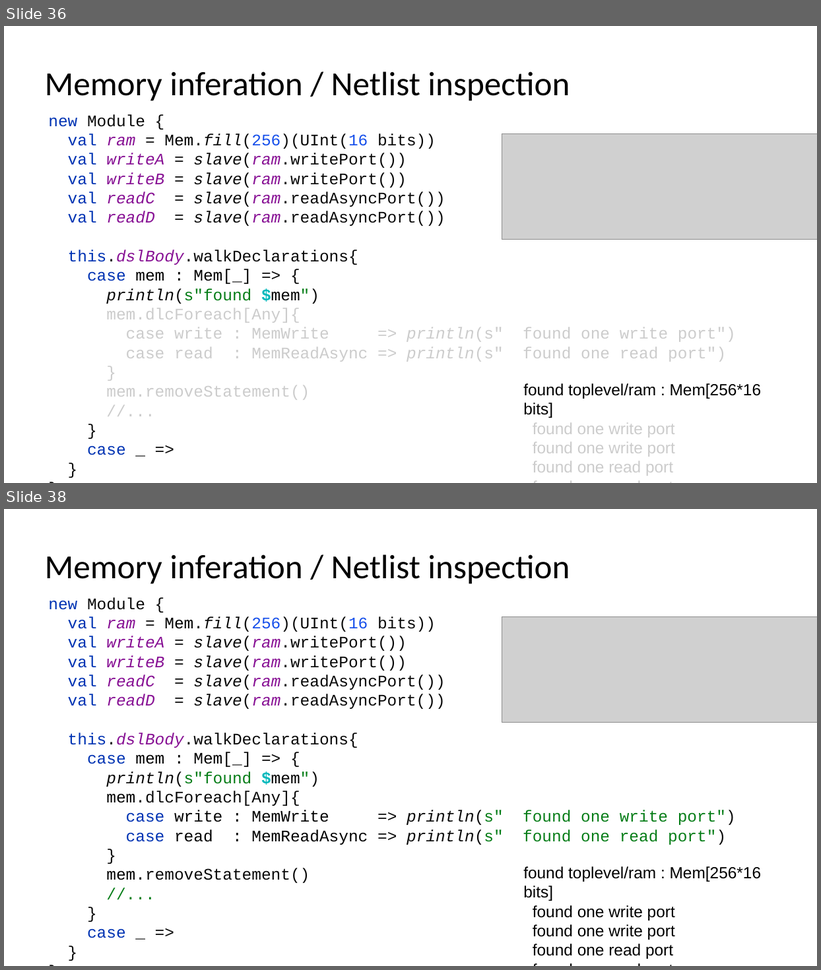
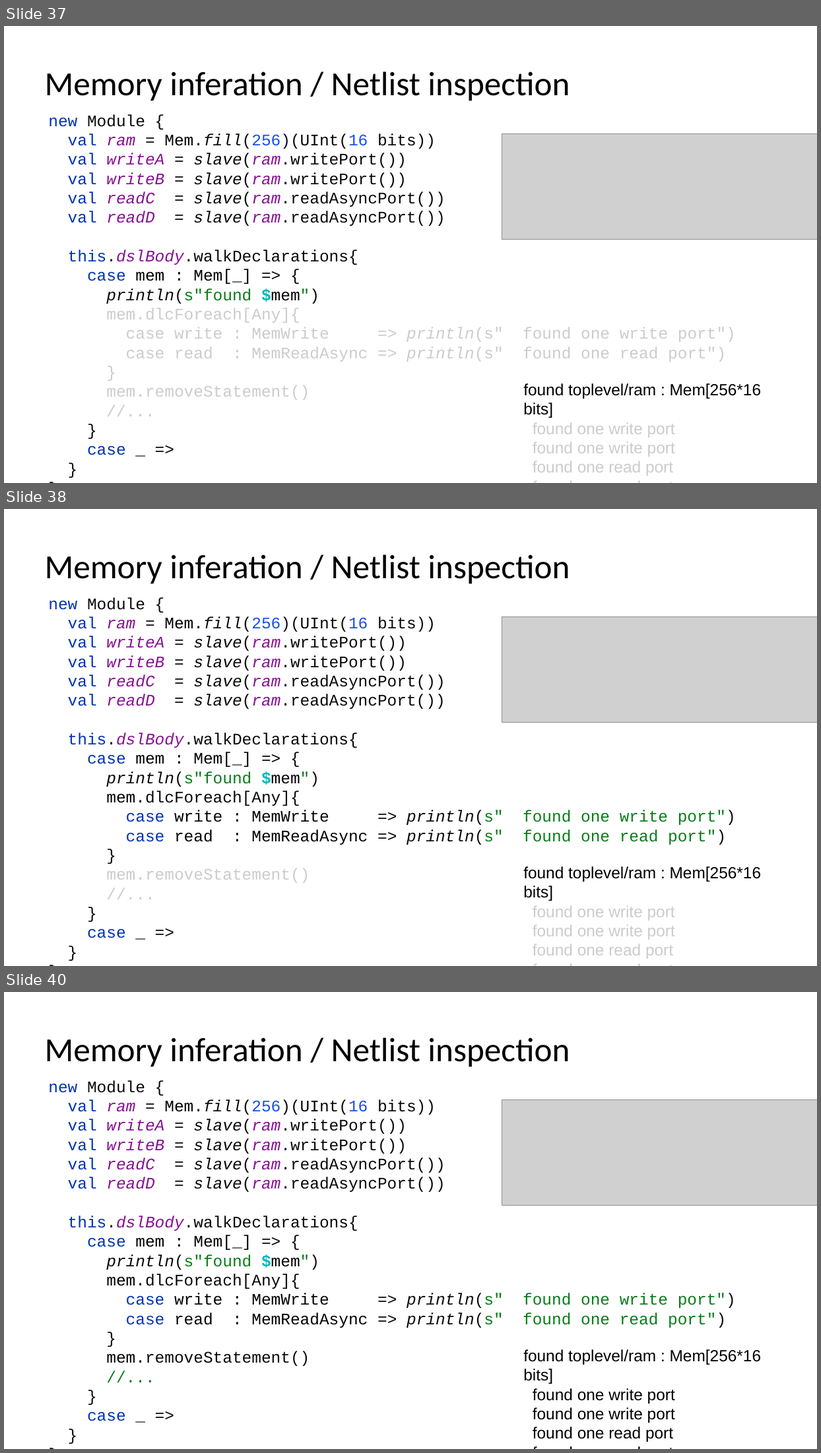
Before and after one commit to SpinalHDL/SpinalDoc, a slide deck: presentation/en/fsic_070722/fsic_070722.odp. Shown one above the other, each under a label of ours: slides 36 and 38 before the commit, slides 37, 38 and 40 after it; the slides between them are not shown. The pictures are 821x970 and 821x1453 pixels, drawn with LibreOffice and Linux fonts; fonts in the diff are those of the drawing; grey boxes stand for pictures. Boxes give left, top, right and bottom in pixels: in the first picture for what was removed or moved away, otherwise in the second. Text is boxed around its words. In the diff, an @@ line names an element or a change of style, - is before the commit and + after.

```diff
--- a/presentation/en/fsic_070722/fsic_070722.odp
+++ b/presentation/en/fsic_070722/fsic_070722.odp
@@ slide 38 added at box(4, 509, 817, 966), background #FFFFFF @@
@@ title added at box(45, 555, 570, 584), 37.7 pt, text #000000 @@
+Memory inferation / Netlist inspection
@@ text added at box(48, 597, 726, 845), 18 pt, text #080808 @@
+new Module {
+val ram = Mem.fill(256)(UInt(16 bits))
+val writeA = slave(ram.writePort())
+val writeB = slave(ram.writePort())
+val readC = slave(ram.readAsyncPort())
+val readD = slave(ram.readAsyncPort())
+this.dslBody.walkDeclarations{
+case mem : Mem[_] => {
+println(s"found $mem")
+mem.dlcForeach[Any]{
+case write : MemWrite => println(s" found one write port")
+case read : MemReadAsync => println(s" found one read port")
+}
+mem.removeStatement()
+//...
+}
+case _ =>
+}
+}
@@ picture added at box(502, 617, 817, 723) @@
@@ text added at box(523, 867, 762, 959), 18 pt, text #CCCCCC @@
+found toplevel/ram : Mem[256*16 bits]
+found one write port
+found one write port
+found one read port
+found one read port
@@ what was slide 36 is now slide 37 @@
@@ what was slide 38 is now slide 40 @@
```
Also in this commit, not shown: 2 slides changed, 1 other slide added.
